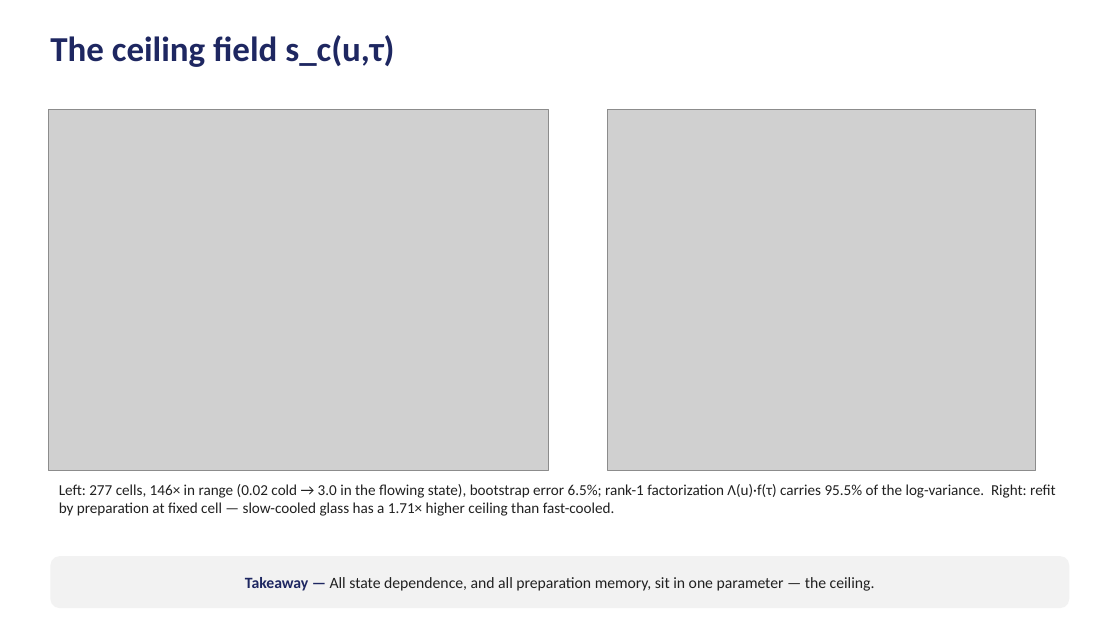
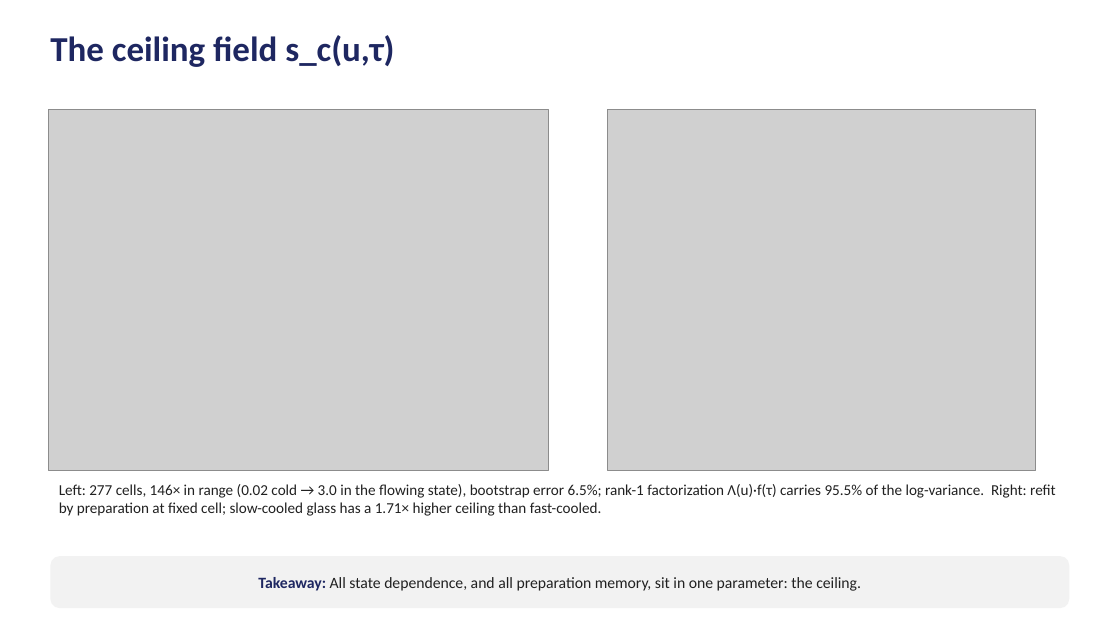
Before and after one commit to Samc73/SEEM, a slide deck: slide 8 of SEEM_project_deck.pptx. Drawn at 1120x630 pixels with LibreOffice and Linux fonts; fonts in the diff are those of the drawing; grey boxes stand for pictures. Boxes give left, top, right and bottom in pixels: in the first picture for what was removed or moved away, otherwise in the second. Text is boxed around its words. In the diff, an @@ line names an element or a change of style, - is before the commit and + after.

```diff
--- a/SEEM_project_deck.pptx
+++ b/SEEM_project_deck.pptx
@@ text at (59, 484, 1056, 516): text changed @@
-Left: 277 cells, 146× in range (0.02 cold → 3.0 in the flowing state), bootstrap error 6.5%; rank-1 factorization Λ(u)·f(τ) carries 95.5% of the log-variance. Right: refit by preparation at fixed cell — slow-cooled glass has a 1.71× higher ceiling than fast-cooled.
+Left: 277 cells, 146× in range (0.02 cold → 3.0 in the flowing state), bootstrap error 6.5%; rank-1 factorization Λ(u)·f(τ) carries 95.5% of the log-variance. Right: refit by preparation at fixed cell; slow-cooled glass has a 1.71× higher ceiling than fast-cooled.
@@ text in rounded rectangle at (258, 577, 861, 591): text changed @@
-Takeaway — All state dependence, and all preparation memory, sit in one parameter — the ceiling.
+Takeaway: All state dependence, and all preparation memory, sit in one parameter: the ceiling.
```
Also in this commit, not shown: 19 other slides changed, 1 other file.
